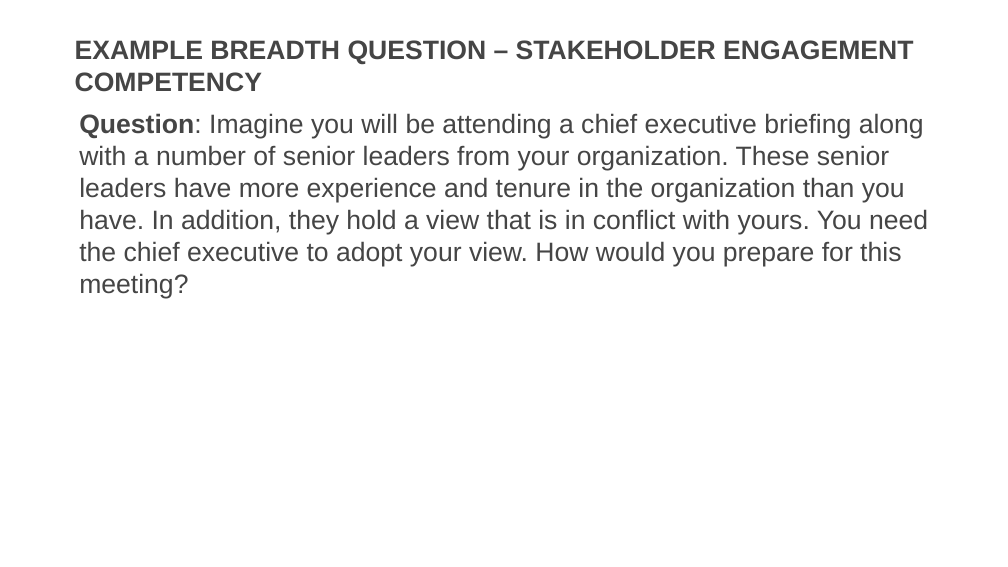
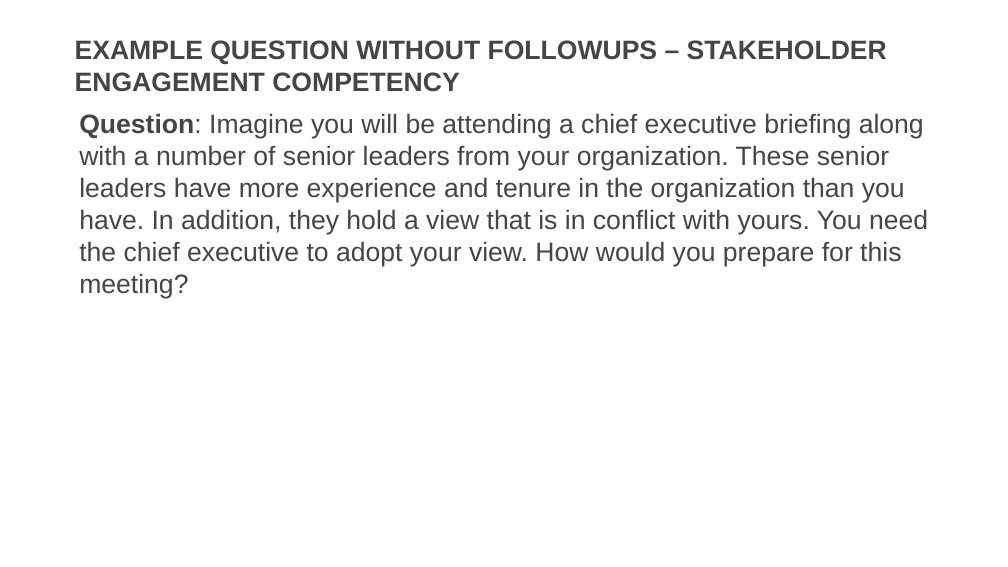
Before and after one commit to usds/SME-QA-Website, a slide deck: slide 32 of toolkit/job-analysis/job-analysis-presentation.pptx (slide 30 before the commit). Drawn at 1008x567 pixels with LibreOffice and Linux fonts; fonts in the diff are those of the drawing. Boxes give left, top, right and bottom in pixels: in the first picture for what was removed or moved away, otherwise in the second. Text is boxed around its words. In the diff, an @@ line names an element or a change of style, - is before the commit and + after.

```diff
--- a/toolkit/job-analysis/job-analysis-presentation.pptx
+++ b/toolkit/job-analysis/job-analysis-presentation.pptx
@@ title at (x1=75, y1=40, x2=887, y2=92): text changed @@
-EXAMPLE BREADTH QUESTION – STAKEHOLDER ENGAGEMENT COMPETENCY
+EXAMPLE QUESTION WITHOUT FOLLOWUPS – STAKEHOLDER ENGAGEMENT COMPETENCY
```
Also in this commit, not shown: 10 other slides changed, 3 slides added.
